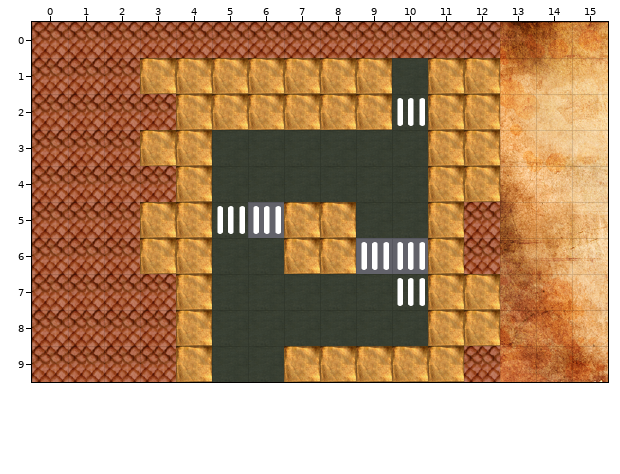
Tiled map: assets/streetpirates-level2.tmx. Above: the version before the commit.
Cells are 60x60 px. Shown: x 0..15, y 0..9.
New version:
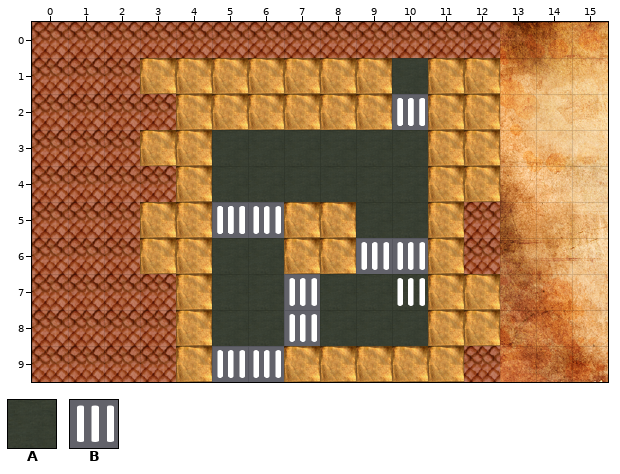
Key: from "map_tiles (2)": A 3, B 9.
_ is an empty cell.
Changes in this commit:
{"where": "layer \"Tile Layer 1\""}
{"y":2,"x":10,"old":"A","new":"B"}
{"y":5,"x":5,"old":"A","new":"B"}
{"y":7,"x":7,"old":"A","new":"B"}
{"y":8,"x":7,"old":"A","new":"B"}
{"y":9,"x":5,"old":"AA","new":"BB"}
